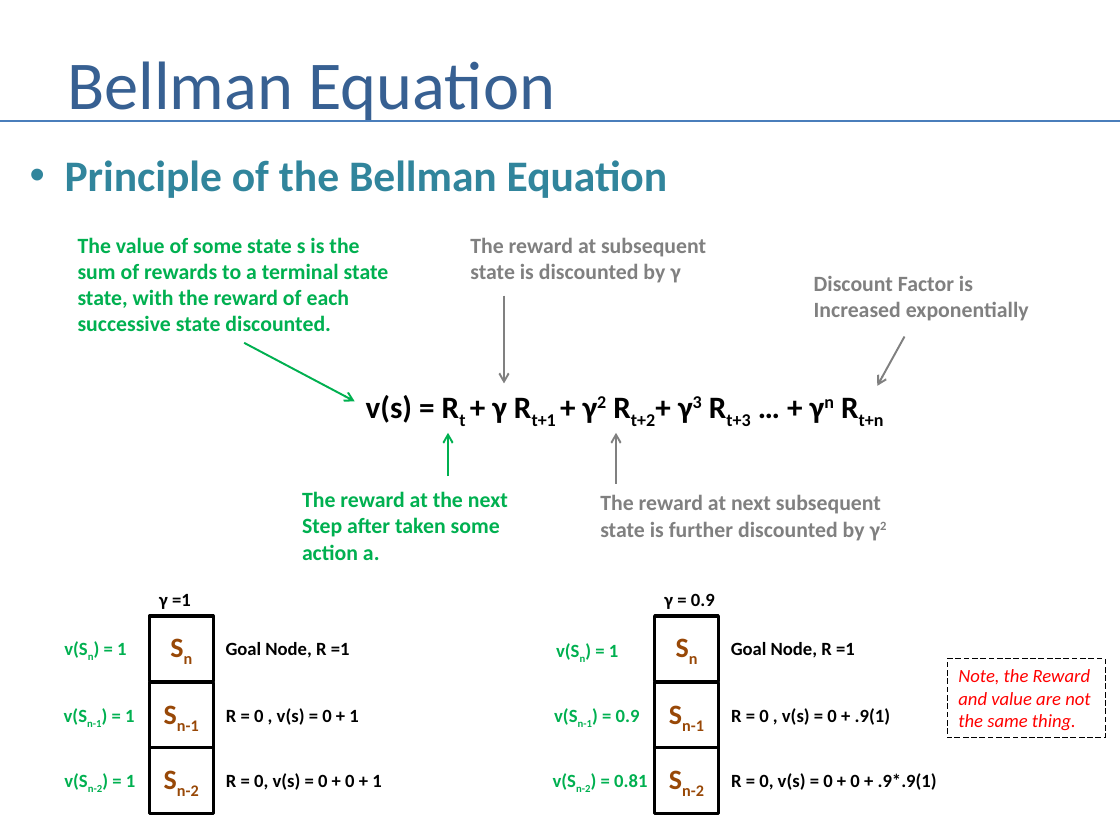
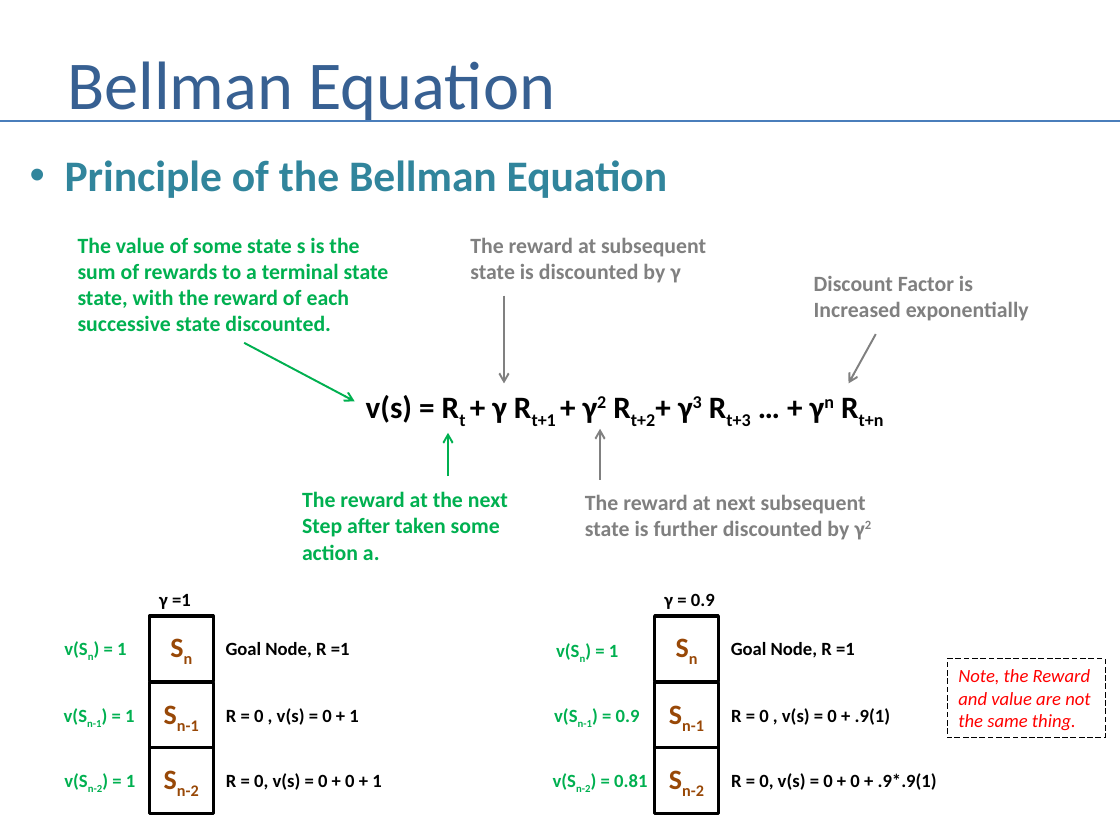
Before and after one commit to andrewferlitsch/Portland-Data-Science-Group, a slide deck: slide 6 of Presentations/AI - Bellman Intro.pptx. Drawn at 1120x840 pixels with LibreOffice and Linux fonts; fonts in the diff are those of the drawing. Boxes give left, top, right and bottom in pixels: in the first picture for what was removed or moved away, otherwise in the second. Text is boxed around its words. In the diff, an @@ line names an element or a change of style, - is before the commit and + after.

Commit message:
fine tune bellman pres

```diff
--- a/Presentations/AI - Bellman Intro.pptx
+++ b/Presentations/AI - Bellman Intro.pptx
@@ arrow moved from (905, 337) - (877, 386) to (876, 334) - (849, 383) @@
@@ arrow moved from (616, 484) - (616, 432) to (600, 479) - (600, 429) @@
@@ text "The reward at next subsequent": place and size @@
-text "The reward at next subsequent" at box(600, 495, 881, 541)
+text "The reward at next subsequent" at box(585, 495, 866, 540)
```
Also in this commit, not shown: 2 other slides changed.
